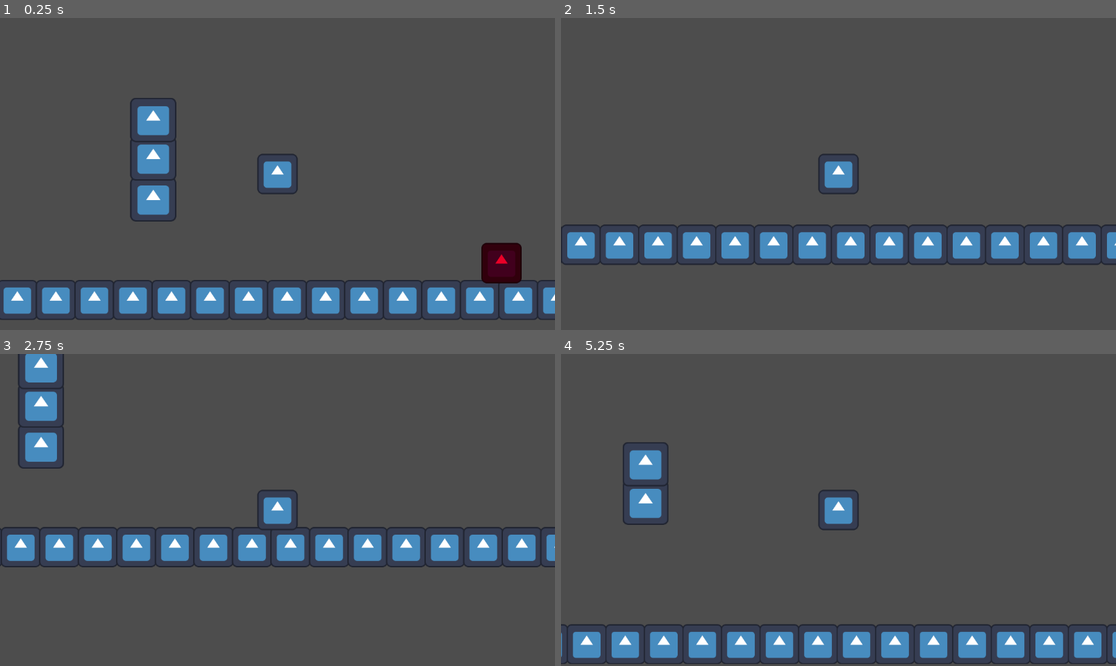
Above: before the commit, frames 1-4 (two rows, left to right).
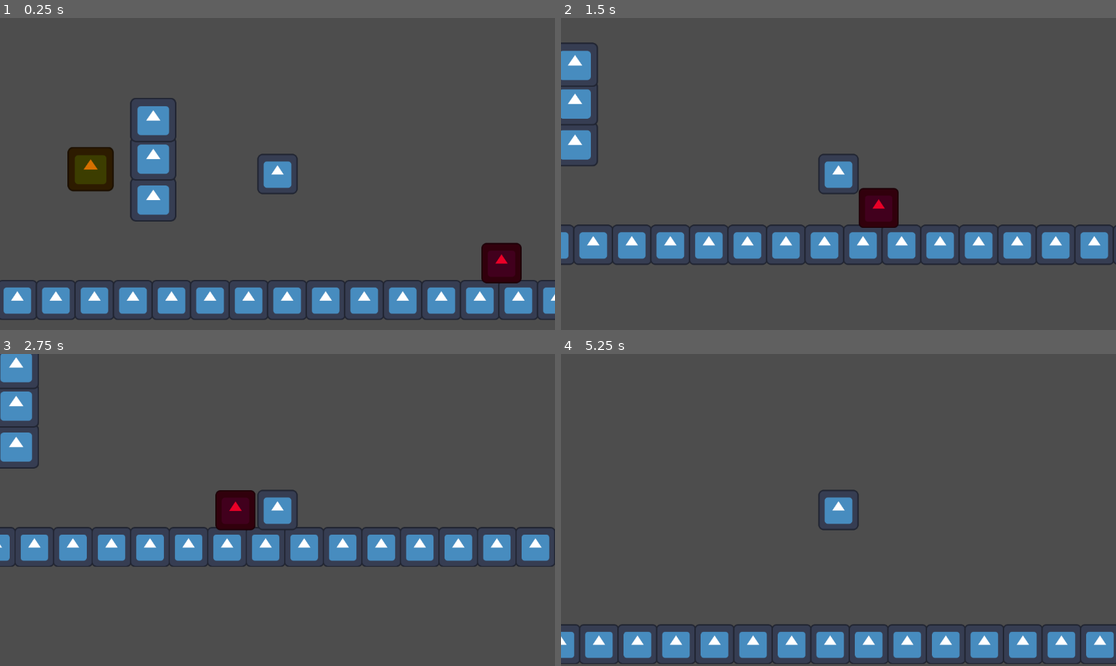
Above: after the commit, the same moments.

Repository: Dev-Karol1111/GMTK-2025
Game: Godot game, scene res://Scenes/TestScenes/test_ray.tscn
The game is run twice, just before and just after one commit, with the same random seed, the same clock (stepped at 60 frames per second) and the same inputs. This scene is started directly instead of the project's main scene. The engine's default icon, where the game draws it, is replaced by a stand-in: a white triangle on a blue panel in a dark square.
Inputs (mouse positions are in pixels of both pictures, inside the frame that each line leads up to):
- Up to frame 1 (0.25 s): no input
- Up to frame 2 (1.5 s): move the mouse to (960, 158) at 0.52 s; hold D (move_right) from 0.53 s (still down); tap Shift (dash) at 0.6 s; tap W (jump) at 0.77, 0.8, 1.07, 1.35 s; move the mouse to (727, 189) at 1.27 s
- Up to frame 3 (2.75 s): tap W (jump) at 1.52, 1.82 s; click (166, 525) at 1.55 s; move the mouse to (333, 441) at 2.02 s; release D (move_right) at 2.03 s; hold A (move_left) from 2.03 s (still down); click (333, 441) at 2.1 s; tap Shift (dash) at 2.3 s
- Up to frame 4 (5.25 s): move the mouse to (810, 572) at 2.77 s; release A (move_left) at 2.78 s; hold D (move_right) 2.78-4.28 s; tap Shift (dash) at 2.85, 3.6, 4.55 s; tap W (jump) at 3.02, 3.05, 3.32, 3.77, 4.07, 4.35, 4.52, 4.82 s; move the mouse to (1005, 556) at 3.52 s; click (1005, 556) at 3.8 s; move the mouse to (672, 463) at 4.27 s; hold A (move_left) 4.28-5.03 s; move the mouse to (866, 510) at 5.02 s; hold D (move_right) from 5.03 s (still down); click (866, 510) at 5.1 s

The runs differ from the first frame. In frame 1, 1.2% of the frame differs, in the area x 12-21%, y 41-56%; in frame 2, 9.2%; in frame 3, 10%, in the area x 0-100%, y 0-69%; in frame 4, 7.7%.

Commit message:
Health component and Pushable blocks added

Diff:
--- /dev/null
+++ b/Scenes/Blocks/pickable_block.tscn
@@ -0,0 +1,18 @@
+[gd_scene load_steps=3 format=3 uid="uid://ckpae5oh4ynu5"]
+
+[ext_resource type="Texture2D" uid="uid://13fn0dfbgkt5" path="res://icon.svg" id="1_6dxnc"]
+
+[sub_resource type="RectangleShape2D" id="RectangleShape2D_d4nwr"]
+size = Vector2(19, 18)
+
+[node name="pickable_block" type="RigidBody2D" groups=["Can_Pick"]]
+
+[node name="Sprite2D" type="Sprite2D" parent="."]
+modulate = Color(0.83951, 0.439034, 3.85046e-07, 1)
+position = Vector2(-9.5625, 9.21875)
+scale = Vector2(0.149414, 0.144043)
+texture = ExtResource("1_6dxnc")
+
+[node name="CollisionShape2D" type="CollisionShape2D" parent="."]
+position = Vector2(-9.5, 9)
+shape = SubResource("RectangleShape2D_d4nwr")
--- /dev/null
+++ b/Scenes/Components/HealthComponent.tscn
@@ -0,0 +1,6 @@
+[gd_scene load_steps=2 format=3 uid="uid://bn4i636inu13d"]
+
+[ext_resource type="Script" uid="uid://fsvd5r5m8hhp" path="res://Scripts/Mechanics/health_component.gd" id="1_l57cv"]
+
+[node name="HealthComponent" type="Node"]
+script = ExtResource("1_l57cv")
--- /dev/null
+++ b/Scenes/Components/manipulate_component.tscn
@@ -0,0 +1,6 @@
+[gd_scene load_steps=2 format=3 uid="uid://bl1faxrpgk3n0"]
+
+[ext_resource type="Script" uid="uid://b303bl7uw3jds" path="res://Scripts/Mechanics/manipulate_component.gd" id="1_ee0t5"]
+
+[node name="ManipulateComponent" type="Node"]
+script = ExtResource("1_ee0t5")
--- /dev/null
+++ b/Scenes/Components/rigidbody_component.tscn
@@ -0,0 +1,6 @@
+[gd_scene load_steps=2 format=3 uid="uid://b0wnb03ylf8b4"]
+
+[ext_resource type="Script" uid="uid://dc8c0vcyblmd7" path="res://Scripts/Mechanics/rigidbody_component.gd" id="1_2e1rj"]
+
+[node name="RigidbodyComponent" type="Node"]
+script = ExtResource("1_2e1rj")
--- a/Scenes/Entities/Characters/modular_player.tscn
+++ b/Scenes/Entities/Characters/modular_player.tscn
@@ -7,6 +7,9 @@
 [ext_resource type="PackedScene" uid="uid://b5yt5rnkt12y" path="res://Scenes/Components/movement_component.tscn" id="5_tnlsu"]
 [ext_resource type="PackedScene" uid="uid://dsctunjpgn1rg" path="res://Scenes/Components/advanced_jump_component.tscn" id="6_tnlsu"]
 [ext_resource type="PackedScene" uid="uid://d322q8a7ysijw" path="res://Scenes/Components/dash_component.tscn" id="7_jore7"]
+[ext_resource type="PackedScene" uid="uid://b0wnb03ylf8b4" path="res://Scenes/Components/rigidbody_component.tscn" id="8_34l16"]
+[ext_resource type="PackedScene" uid="uid://bn4i636inu13d" path="res://Scenes/Components/HealthComponent.tscn" id="9_db018"]
+[ext_resource type="PackedScene" uid="uid://bl1faxrpgk3n0" path="res://Scenes/Components/manipulate_component.tscn" id="10_db018"]
 
 [sub_resource type="RectangleShape2D" id="RectangleShape2D_wjttw"]
 size = Vector2(16.5756, 16.6825)
@@ -14,13 +17,16 @@
 [sub_resource type="RectangleShape2D" id="RectangleShape2D_jore7"]
 size = Vector2(22, 14.1092)
 
-[node name="ModularPlayer" type="CharacterBody2D" node_paths=PackedStringArray("gravity_component", "input_component", "movement_component", "jump_component", "dash_component")]
+[node name="ModularPlayer" type="CharacterBody2D" node_paths=PackedStringArray("gravity_component", "input_component", "movement_component", "jump_component", "dash_component", "rigidbody_component", "manipulate_component", "health_component")]
 script = ExtResource("1_pasck")
 gravity_component = NodePath("GravityComponent")
 input_component = NodePath("InputComponent")
 movement_component = NodePath("MovementComponent")
 jump_component = NodePath("AdvancedJumpComponent")
 dash_component = NodePath("DashComponent")
+rigidbody_component = NodePath("RigidbodyComponent")
+manipulate_component = NodePath("ManipulateComponent")
+health_component = NodePath("HealthComponent")
 
 [node name="Sprite2D" type="Sprite2D" parent="."]
 scale = Vector2(0.13, 0.13)
@@ -29,6 +35,12 @@
 [node name="CollisionShape2D" type="CollisionShape2D" parent="."]
 position = Vector2(0.000237465, 0.0233169)
 shape = SubResource("RectangleShape2D_wjttw")
+
+[node name="Area2D" type="Area2D" parent="."]
+
+[node name="CollisionShape2D" type="CollisionShape2D" parent="Area2D"]
+position = Vector2(0, -0.054594)
+shape = SubResource("RectangleShape2D_jore7")
 
 [node name="GravityComponent" parent="." instance=ExtResource("3_pquip")]
 gravity = 800.0
@@ -47,10 +59,13 @@
 [node name="DashComponent" parent="." instance=ExtResource("7_jore7")]
 speed = 250.0
 
-[node name="Area2D" type="Area2D" parent="."]
+[node name="RigidbodyComponent" parent="." instance=ExtResource("8_34l16")]
 
-[node name="CollisionShape2D" type="CollisionShape2D" parent="Area2D"]
-position = Vector2(0, -0.054594)
-shape = SubResource("RectangleShape2D_jore7")
+[node name="HealthComponent" parent="." instance=ExtResource("9_db018")]
+health = 3.0
+limit = Vector2(0, 3)
+
+[node name="ManipulateComponent" parent="." instance=ExtResource("10_db018")]
 
 [connection signal="body_entered" from="Area2D" to="DashComponent" method="_on_area_entered"]
+[connection signal="body_entered" from="Area2D" to="ManipulateComponent" method="_on_area_entered"]
--- a/Scenes/Entities/Enemies/base_enemy.tscn
+++ b/Scenes/Entities/Enemies/base_enemy.tscn
@@ -9,7 +9,7 @@
 [sub_resource type="RectangleShape2D" id="RectangleShape2D_cvnsp"]
 size = Vector2(16.6275, 16.6275)
 
-[node name="enemy" type="CharacterBody2D" node_paths=PackedStringArray("gravity_component", "brain_component", "movement_component") groups=["Destructible"]]
+[node name="enemy" type="CharacterBody2D" node_paths=PackedStringArray("gravity_component", "brain_component", "movement_component") groups=["Killable"]]
 script = ExtResource("1_2mbgu")
 gravity_component = NodePath("GravityComponent")
 brain_component = NodePath("BasicAiComponent")
--- a/Scenes/TestScenes/test_ray.tscn
+++ b/Scenes/TestScenes/test_ray.tscn
@@ -1,43 +1,46 @@
-[gd_scene load_steps=8 format=3 uid="uid://b27vd0057ygql"]
+[gd_scene load_steps=9 format=3 uid="uid://b27vd0057ygql"]
 
 [ext_resource type="Script" uid="uid://3aebmyokkf03" path="res://Scenes/TestScenes/ray_test.gd" id="2_2ivv3"]
 [ext_resource type="Texture2D" uid="uid://13fn0dfbgkt5" path="res://icon.svg" id="2_16f11"]
 [ext_resource type="PackedScene" uid="uid://dkabndrqqw4l6" path="res://Scenes/Entities/Enemies/base_enemy.tscn" id="3_fipqr"]
 [ext_resource type="Script" uid="uid://dysoglmxvh54q" path="res://Scripts/UI/pause_menu.gd" id="4_17egt"]
 [ext_resource type="PackedScene" uid="uid://h7ti1a4p8leu" path="res://Scenes/Blocks/destructible_block.tscn" id="4_m8m4m"]
+[ext_resource type="PackedScene" uid="uid://ckpae5oh4ynu5" path="res://Scenes/Blocks/pickable_block.tscn" id="5_8iat5"]
 [ext_resource type="PackedScene" uid="uid://c8shnce8qcjg1" path="res://Scenes/Entities/Characters/modular_player.tscn" id="5_fipqr"]
 
 [sub_resource type="WorldBoundaryShape2D" id="WorldBoundaryShape2D_16f11"]
 
 [node name="TestRay" type="Node2D"]
 
-[node name="floor" type="StaticBody2D" parent="."]
+[node name="level" type="StaticBody2D" parent="."]
 script = ExtResource("2_2ivv3")
 
-[node name="Parallax2D" type="Parallax2D" parent="floor"]
+[node name="Parallax2D" type="Parallax2D" parent="level"]
 repeat_size = Vector2(16, 0)
 repeat_times = 24
 
-[node name="Sprite2D" type="Sprite2D" parent="floor/Parallax2D"]
+[node name="Sprite2D" type="Sprite2D" parent="level/Parallax2D"]
 position = Vector2(600, 92)
 scale = Vector2(0.13, 0.13)
 texture = ExtResource("2_16f11")
 
-[node name="CollisionShape2D" type="CollisionShape2D" parent="floor"]
+[node name="CollisionShape2D" type="CollisionShape2D" parent="level"]
 position = Vector2(479, 85)
 shape = SubResource("WorldBoundaryShape2D_16f11")
 
-[node name="enemy" parent="floor" instance=ExtResource("3_fipqr")]
+[node name="enemy" parent="level" instance=ExtResource("3_fipqr")]
 position = Vector2(168, 62)
 
-[node name="destructible_block" parent="floor" instance=ExtResource("4_m8m4m")]
+[node name="destructible_block" parent="level" instance=ExtResource("4_m8m4m")]
 position = Vector2(26, 41)
 
-[node name="destructible_block2" parent="floor" instance=ExtResource("4_m8m4m")]
+[node name="destructible_block2" parent="level" instance=ExtResource("4_m8m4m")]
 position = Vector2(26, 24)
 
-[node name="destructible_block3" parent="floor" instance=ExtResource("4_m8m4m")]
+[node name="destructible_block3" parent="level" instance=ExtResource("4_m8m4m")]
 position = Vector2(26, 8)
+
+[node name="pickable_block" parent="level" instance=ExtResource("5_8iat5")]
 
 [node name="CanvasLayer" type="CanvasLayer" parent="."]
 
--- /dev/null
+++ b/Scripts/Entities/Blocks/pickable_block.gd
@@ -0,0 +1,8 @@
+extends RigidBody2D
+
+func _ready():
+	pass # Replace with function body.
+
+# Called every frame. 'delta' is the elapsed time since the previous frame.
+func _process(delta):
+	pass
--- a/Scripts/Entities/Player/modular_player.gd
+++ b/Scripts/Entities/Player/modular_player.gd
@@ -6,6 +6,9 @@
 @export var movement_component: MovementComponent
 @export var jump_component: AdvancedJumpComponent
 @export var dash_component: DashComponent
+@export var rigidbody_component: RigidbodyComponent
+@export var manipulate_component: ManipulateComponent
+@export var health_component: HealthComponent
 
 # Called every frame. 'delta' is the elapsed time since the previous frame.
 func _physics_process(delta: float)-> void:
@@ -13,4 +16,7 @@
 	movement_component.handle_horizontal_movement(self, input_component.input_horizontal)
 	jump_component.handle_jump(self, input_component.get_jump_input(), input_component.get_jump_input_released())
 	dash_component.handle_dash(self,sign(velocity.x),input_component.get_dash_input())
+	manipulate_component.manipulate_object(self, input_component.get_manipulate_input())
 	move_and_slide()
+
+	rigidbody_component.handle_forces(self)
--- a/Scripts/Mechanics/dash_component.gd
+++ b/Scripts/Mechanics/dash_component.gd
@@ -7,6 +7,7 @@
 
 @export_subgroup("Settings")
 @export var speed: float = 600.0
+@export var kills: bool = false
 
 var prev_dir = 1
 var isDashing = false
@@ -29,7 +30,10 @@
 
 
 func _on_area_entered(body: Node2D):
-	if body.is_in_group("Destructible") and isDashing:
+	if not isDashing:
+		return
+	var destroy: bool = body.is_in_group("Destructible") or (body.is_in_group("Killable") and kills)
+	if destroy:
 		body.queue_free()
 	print(body)
 
--- /dev/null
+++ b/Scripts/Mechanics/health_component.gd
@@ -0,0 +1,13 @@
+class_name HealthComponent
+extends Node
+
+@export var health:float = 100.0
+@export var limit:Vector2 = Vector2(0.0,100.0)
+@export var steps:float = 1.0
+
+func heal(amt: float):
+	health += clamp(health+amt,limit.x,limit.y)
+	health = round(health/steps) * steps
+
+func dmg(amt:float):
+	heal(-amt)
--- a/Scripts/Mechanics/input_component.gd
+++ b/Scripts/Mechanics/input_component.gd
@@ -14,3 +14,6 @@
 
 func get_dash_input() -> bool:
 	return Input.is_action_just_pressed("dash")
+
+func get_manipulate_input() -> bool:
+	return Input.is_action_just_pressed("object_manipulation")
--- /dev/null
+++ b/Scripts/Mechanics/manipulate_component.gd
@@ -0,0 +1,19 @@
+class_name ManipulateComponent
+extends Node
+
+var empty_hand: bool = true
+var want_to_hold: bool = false
+var obj: Node2D
+
+func manipulate_object(body: CharacterBody2D, want_to_manipulate: bool):
+	if empty_hand:
+		want_to_hold = want_to_manipulate
+	else:
+		want_to_hold = false
+	pass # Replace with function body.
+
+
+func _on_area_entered(body):
+	if empty_hand and want_to_hold:
+		obj = body
+	pass # Replace with function body.
--- /dev/null
+++ b/Scripts/Mechanics/rigidbody_component.gd
@@ -0,0 +1,11 @@
+class_name RigidbodyComponent
+extends Node
+
+@export_subgroup("Settings")
+@export var push_force = 80.0
+
+func handle_forces(body: CharacterBody2D):
+	for i in body.get_slide_collision_count():
+		var c = body.get_slide_collision(i)
+		if c.get_collider() is RigidBody2D:
+			c.get_collider().apply_central_impulse(-c.get_normal()*push_force)
--- a/project.godot
+++ b/project.godot
@@ -44,6 +44,8 @@
 [global_group]
 
 Destructible=""
+Killable=""
+Can_Pick=""
 
 [gui]
 
@@ -85,7 +87,8 @@
 }
 object_manipulation={
 "deadzone": 0.2,
-"events": []
+"events": [Object(InputEventMouseButton,"resource_local_to_scene":false,"resource_name":"","device":-1,"window_id":0,"alt_pressed":false,"shift_pressed":false,"ctrl_pressed":false,"meta_pressed":false,"button_mask":1,"position":Vector2(129, 9),"global_position":Vector2(129, 38),"factor":1.0,"button_index":1,"canceled":false,"pressed":true,"double_click":true,"script":null)
+]
 }
 
 [rendering]
Not shown: 1 places in Scenes/Entities/Characters/modular_player.tscn that only renumber resources
Not shown, added: Scripts/Entities/Blocks/pickable_block.gd.uid
Not shown, added: Scripts/Mechanics/health_component.gd.uid
Not shown, added: Scripts/Mechanics/manipulate_component.gd.uid
Not shown, added: Scripts/Mechanics/rigidbody_component.gd.uid
